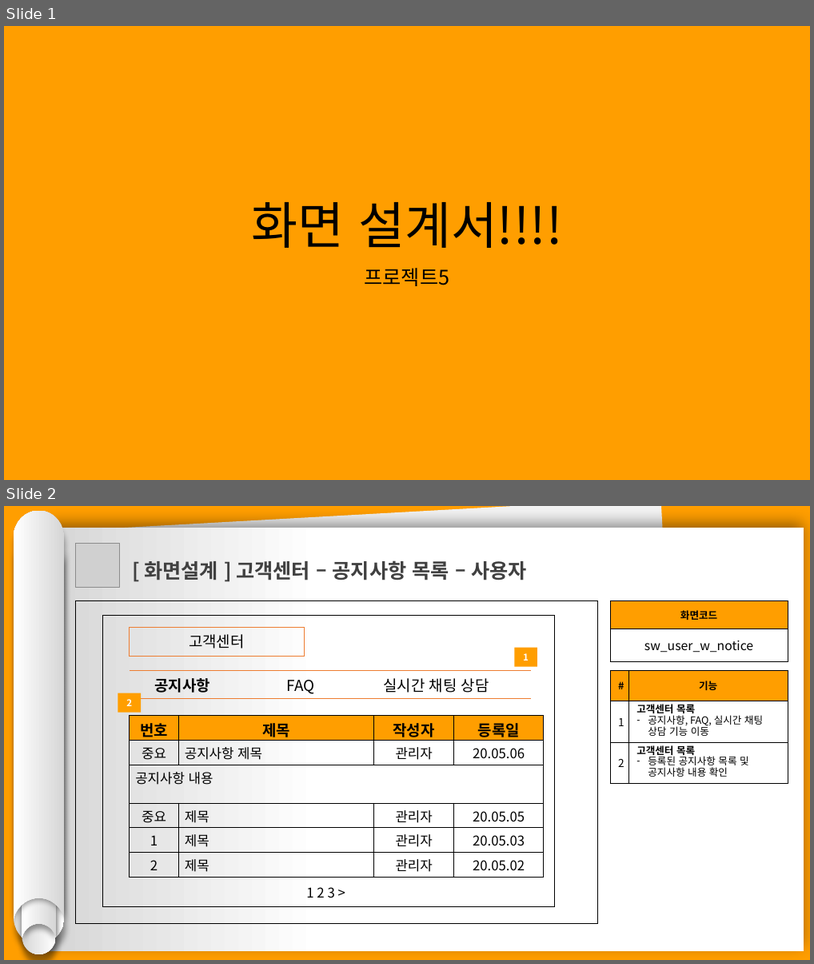
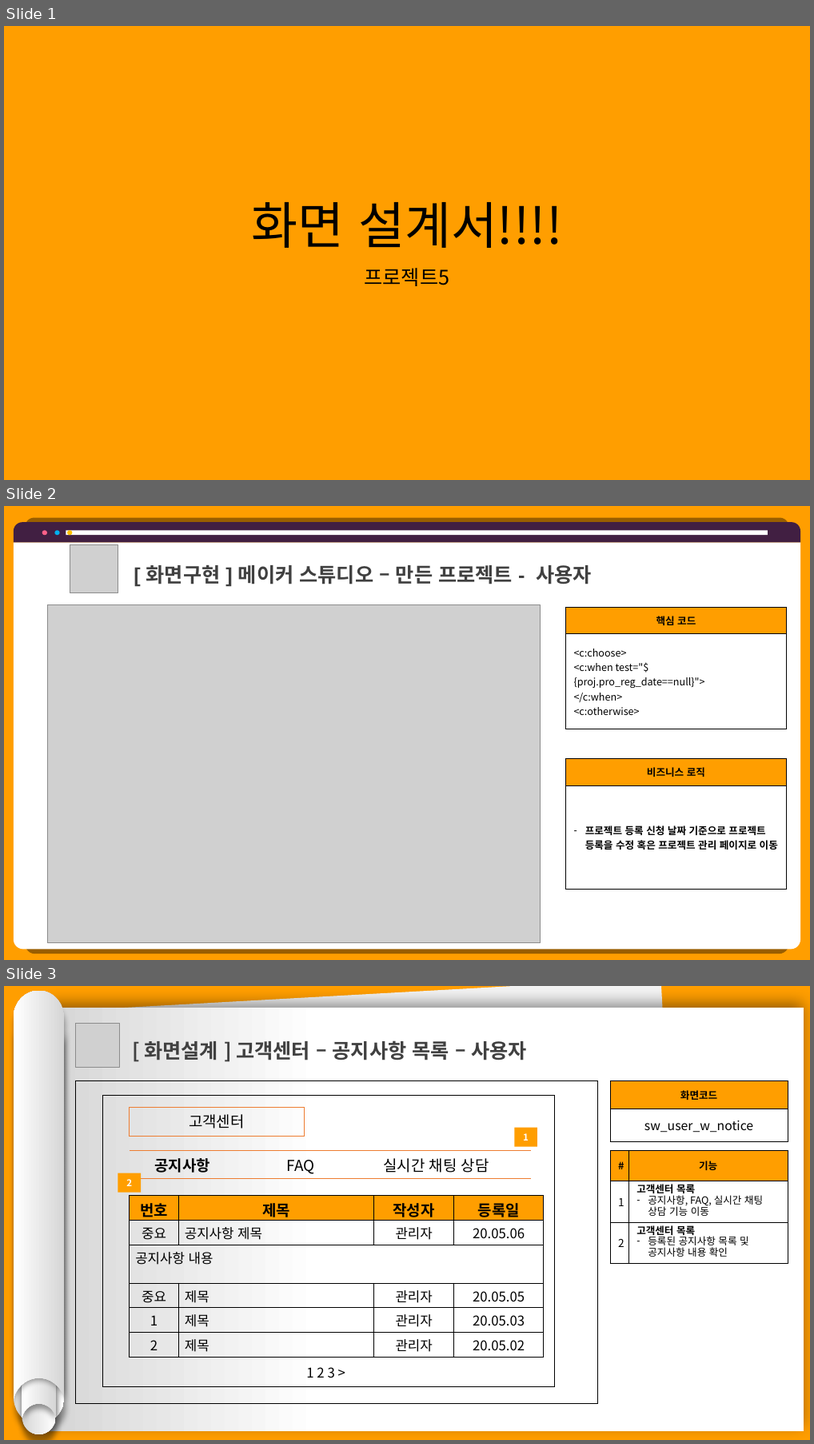
Before and after one commit to hhsw07/ezen-academy-projects, a slide deck: 0 발표용 파워포인트/project06 - 파워포인트 종합 - 송우.pptx. Shown one above the other, each under a label of ours: slides 1 and 2 before the commit, slides 1, 2 and 3 after it. The pictures are 814x964 and 814x1444 pixels, drawn with LibreOffice and Linux fonts; fonts in the diff are those of the drawing; grey boxes stand for pictures. Boxes give left, top, right and bottom in pixels: in the first picture for what was removed or moved away, otherwise in the second. Text is boxed around its words. In the diff, an @@ line names an element or a change of style, - is before the commit and + after.

```diff
--- a/0 발표용 파워포인트/project06 - 파워포인트 종합 - 송우.pptx
+++ b/0 발표용 파워포인트/project06 - 파워포인트 종합 - 송우.pptx
@@ slide 2 added at [4, 506, 810, 960], background #FF9E00 @@
@@ round same rect added at [14, 522, 802, 542], fill #411F42 @@
@@ round same rect added at [14, 542, 802, 949], fill #FFFFFF @@
@@ ellipse added at [42, 530, 47, 535], fill #FF6189 @@
@@ ellipse added at [55, 530, 60, 535], fill #00B0F0 @@
@@ rectangle added at [66, 530, 768, 535], fill #FFFFFF @@
@@ ellipse added at [67, 530, 72, 535], fill #FFC000 @@
@@ picture added at [70, 544, 118, 592] @@
@@ text added at [146, 565, 592, 584], 24 pt, text #404040, bold @@
+[ 화면구현 ] 메이커 스튜디오 – 만든 프로젝트 - 사용자
@@ picture added at [47, 604, 541, 943] @@
@@ table added at [566, 607, 787, 729], 2 rows, 1 columns @@
+핵심 코드
+<c:choose> / <c:when test="${proj.pro_reg_date==null}"> / </c:when> / <c:otherwise>
@@ table added at [566, 758, 787, 889], 2 rows, 1 columns @@
+비즈니스 로직
+프로젝트 등록 신청 날짜 기준으로 프로젝트 등록을 수정 혹은 프로젝트 관리 페이지로 이동
@@ what was slide 2 is now slide 3 @@
```
Also in this commit, not shown: 1 other slide added, 9 other files.
